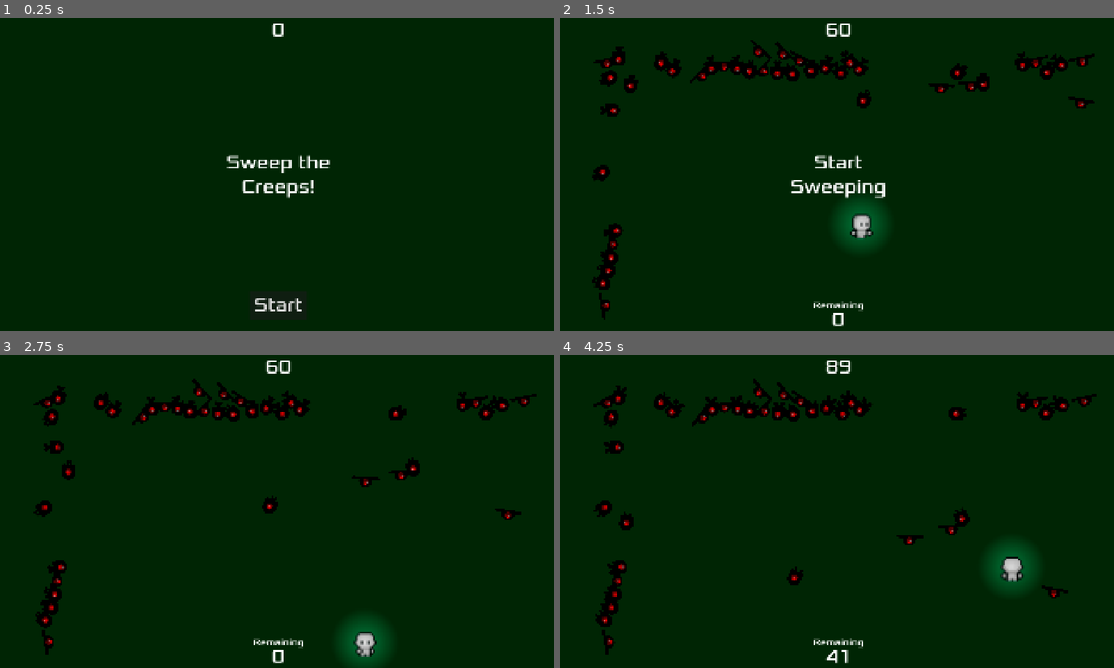
Above: before the commit, frames 1-4 (two rows, left to right).
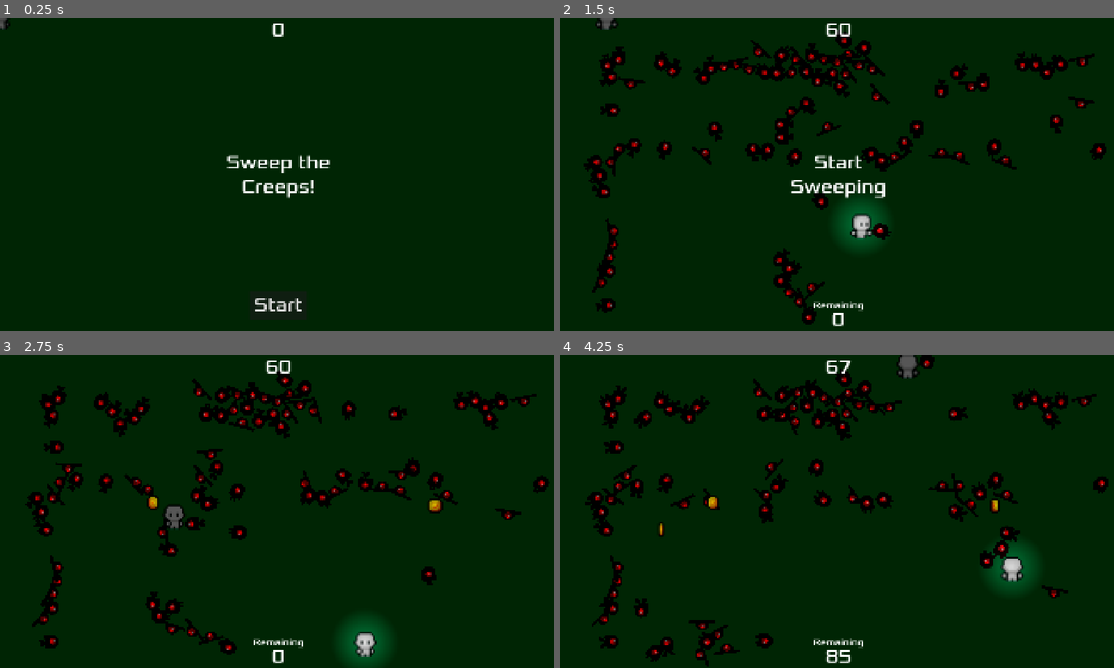
Above: after the commit, the same moments.

Repository: rynong99/Sweep-the-Creeps
Game: Godot game, scene res://Main.tscn
Two runs of this game, one before a commit and one after it. Both use one fixed random seed, a clock stepped at 60 frames per second and the inputs below.
Inputs:
- Up to frame 1 (0.25 s): no input
- Up to frame 2 (1.5 s): click "Start" at 0.5 s; hold D (move_right) from 1.28 s (still down)
- Up to frame 3 (2.75 s): release D (move_right) at 2.03 s; hold S (move_down) from 2.03 s (still down)
- Up to frame 4 (4.25 s): release S (move_down) at 2.78 s; hold D (move_right) 2.78-3.53 s; hold W (move_up) from 3.53 s (still down)

The runs differ from the first frame. In frame 1, less than 0.1% of the frame differs, in the area x 0-2%, y 0-4%; in frame 2, 6.7%; in frame 3, 8.0%; in frame 4, 8.9%, in the area x 4-99%, y 0-100%.

Commit message:
Attempted Final Loop
Attempted to add a final loop in adding a powerup coin, but I couldn't get the signals to react correctly in time. (1hr)

Diff:
--- a/dodgethecreeps/Main.tscn
+++ b/dodgethecreeps/Main.tscn
@@ -1,8 +1,9 @@
-[gd_scene load_steps=18 format=3 uid="uid://cwhxoekx31fbt"]
+[gd_scene load_steps=19 format=3 uid="uid://cwhxoekx31fbt"]
 
 [ext_resource type="Script" uid="uid://dxpy44vk3x3ld" path="res://main.gd" id="1_r0du0"]
 [ext_resource type="PackedScene" uid="uid://q03al72pqq1b" path="res://Mob.tscn" id="2_cm0pq"]
 [ext_resource type="PackedScene" uid="uid://dy0px68yjpmsn" path="res://Player.tscn" id="3_fos0i"]
+[ext_resource type="PackedScene" uid="uid://bcbf0ub5i73qf" path="res://coin.tscn" id="3_trn2v"]
 [ext_resource type="PackedScene" uid="uid://df0tak08dsi8b" path="res://HUD.tscn" id="4_cm0pq"]
 [ext_resource type="AudioStream" uid="uid://bu1eh6aa4frk4" path="res://dodge_the_creeps_2d_assets/art/House In a Forest Loop.ogg" id="5_fos0i"]
 [ext_resource type="AudioStream" uid="uid://3qpgg17f71t2" path="res://success_bell-6776.mp3" id="5_lgr22"]
@@ -53,6 +54,7 @@
 modulate = Color(0.458405, 0.458405, 0.458405, 1)
 script = ExtResource("1_r0du0")
 mob_scene = ExtResource("2_cm0pq")
+coin_scene = ExtResource("3_trn2v")
 
 [node name="Control" type="Control" parent="."]
 layout_mode = 3
@@ -74,6 +76,11 @@
 
 [node name="MobTimer" type="Timer" parent="."]
 wait_time = 0.1
+
+[node name="PowerUpTimer" type="Timer" parent="."]
+wait_time = 10.0
+
+[node name="CoinTimer" type="Timer" parent="."]
 
 [node name="ScoreTimer" type="Timer" parent="."]
 
@@ -141,7 +148,17 @@
 [node name="WorldEnvironment" type="WorldEnvironment" parent="."]
 environment = SubResource("Environment_trn2v")
 
+[node name="Coin" parent="." instance=ExtResource("3_trn2v")]
+position = Vector2(-248, 1304)
+
+[node name="CharacterBody2D" parent="." instance=ExtResource("3_fos0i")]
+
+[connection signal="child_exiting_tree" from="." to="." method="_on_child_exiting_tree"]
 [connection signal="timeout" from="MobTimer" to="." method="_on_mob_timer_timeout"]
+[connection signal="timeout" from="PowerUpTimer" to="." method="_on_power_up_timer_timeout"]
+[connection signal="timeout" from="CoinTimer" to="." method="_on_coin_timer_timeout"]
 [connection signal="timeout" from="ScoreTimer" to="." method="_on_score_timer_timeout"]
 [connection signal="timeout" from="StartTimer" to="." method="_on_start_timer_timeout"]
 [connection signal="start_game" from="HUD" to="." method="_on_hud_start_game"]
+[connection signal="collect" from="Player" to="." method="_on_player_collect"]
+[connection signal="collect" from="Coin" to="." method="_on_coin_collect"]
--- a/dodgethecreeps/Player.tscn
+++ b/dodgethecreeps/Player.tscn
@@ -206,3 +206,6 @@
 
 [node name="CollisionShape2D" type="CollisionShape2D" parent="."]
 shape = SubResource("RectangleShape2D_kpjcp")
+
+[node name="CoinCollect" type="CollisionShape2D" parent="."]
+shape = SubResource("RectangleShape2D_kpjcp")
--- /dev/null
+++ b/dodgethecreeps/area_2d.gd
@@ -0,0 +1,9 @@
+extends Area2D
+signal collect
+func _ready():
+	$AnimatedSprite2D.play()
+func _on_body_entered(body: Node2D) -> void:
+	if body.name == "Player":
+		collect.emit()
+		#print("Coin collected")
+		queue_free() # Replace with function body.
--- /dev/null
+++ b/dodgethecreeps/coin.tscn
@@ -0,0 +1,124 @@
+[gd_scene load_steps=19 format=3 uid="uid://bcbf0ub5i73qf"]
+
+[ext_resource type="Script" uid="uid://bc4e5h1nmnwrw" path="res://area_2d.gd" id="1_0t63x"]
+[ext_resource type="Texture2D" uid="uid://c2bsq4ukr8u0y" path="res://brackeys_platformer_assets/sprites/coin.png" id="2_v7riw"]
+
+[sub_resource type="AtlasTexture" id="AtlasTexture_pdq0q"]
+atlas = ExtResource("2_v7riw")
+region = Rect2(0, 0, 16, 16)
+
+[sub_resource type="AtlasTexture" id="AtlasTexture_w14il"]
+atlas = ExtResource("2_v7riw")
+region = Rect2(16, 0, 16, 16)
+
+[sub_resource type="AtlasTexture" id="AtlasTexture_h4etq"]
+atlas = ExtResource("2_v7riw")
+region = Rect2(32, 0, 16, 16)
+
+[sub_resource type="AtlasTexture" id="AtlasTexture_o4fra"]
+atlas = ExtResource("2_v7riw")
+region = Rect2(48, 0, 16, 16)
+
+[sub_resource type="AtlasTexture" id="AtlasTexture_te2np"]
+atlas = ExtResource("2_v7riw")
+region = Rect2(64, 0, 16, 16)
+
+[sub_resource type="AtlasTexture" id="AtlasTexture_m1j4n"]
+atlas = ExtResource("2_v7riw")
+region = Rect2(80, 0, 16, 16)
+
+[sub_resource type="AtlasTexture" id="AtlasTexture_v1mwu"]
+atlas = ExtResource("2_v7riw")
+region = Rect2(96, 0, 16, 16)
+
+[sub_resource type="AtlasTexture" id="AtlasTexture_uf4yh"]
+atlas = ExtResource("2_v7riw")
+region = Rect2(112, 0, 16, 16)
+
+[sub_resource type="AtlasTexture" id="AtlasTexture_ciu18"]
+atlas = ExtResource("2_v7riw")
+region = Rect2(128, 0, 16, 16)
+
+[sub_resource type="AtlasTexture" id="AtlasTexture_ybu58"]
+atlas = ExtResource("2_v7riw")
+region = Rect2(144, 0, 16, 16)
+
+[sub_resource type="AtlasTexture" id="AtlasTexture_s5w7y"]
+atlas = ExtResource("2_v7riw")
+region = Rect2(160, 0, 16, 16)
+
+[sub_resource type="AtlasTexture" id="AtlasTexture_relgi"]
+atlas = ExtResource("2_v7riw")
+region = Rect2(176, 0, 16, 16)
+
+[sub_resource type="SpriteFrames" id="SpriteFrames_3gef1"]
+animations = [{
+"frames": [{
+"duration": 1.0,
+"texture": SubResource("AtlasTexture_pdq0q")
+}, {
+"duration": 1.0,
+"texture": SubResource("AtlasTexture_w14il")
+}, {
+"duration": 1.0,
+"texture": SubResource("AtlasTexture_h4etq")
+}, {
+"duration": 1.0,
+"texture": SubResource("AtlasTexture_o4fra")
+}, {
+"duration": 1.0,
+"texture": SubResource("AtlasTexture_te2np")
+}, {
+"duration": 1.0,
+"texture": SubResource("AtlasTexture_m1j4n")
+}, {
+"duration": 1.0,
+"texture": SubResource("AtlasTexture_v1mwu")
+}, {
+"duration": 1.0,
+"texture": SubResource("AtlasTexture_uf4yh")
+}, {
+"duration": 1.0,
+"texture": SubResource("AtlasTexture_ciu18")
+}, {
+"duration": 1.0,
+"texture": SubResource("AtlasTexture_ybu58")
+}, {
+"duration": 1.0,
+"texture": SubResource("AtlasTexture_s5w7y")
+}, {
+"duration": 1.0,
+"texture": SubResource("AtlasTexture_relgi")
+}],
+"loop": true,
+"name": &"default",
+"speed": 5.0
+}]
+
+[sub_resource type="RectangleShape2D" id="RectangleShape2D_4rshd"]
+size = Vector2(16, 16)
+
+[sub_resource type="Gradient" id="Gradient_lgr22"]
+offsets = PackedFloat32Array(0, 0.587662)
+colors = PackedColorArray(1, 1, 1, 1, 0, 0, 0, 1)
+
+[sub_resource type="GradientTexture2D" id="GradientTexture2D_0t63x"]
+gradient = SubResource("Gradient_lgr22")
+fill = 1
+fill_from = Vector2(0.493119, 0.465596)
+
+[node name="Coin" type="Area2D" groups=["coin"]]
+scale = Vector2(5, 5)
+script = ExtResource("1_0t63x")
+
+[node name="AnimatedSprite2D" type="AnimatedSprite2D" parent="."]
+sprite_frames = SubResource("SpriteFrames_3gef1")
+
+[node name="CollisionShape2D" type="CollisionShape2D" parent="."]
+shape = SubResource("RectangleShape2D_4rshd")
+
+[node name="PointLight2D" type="PointLight2D" parent="."]
+scale = Vector2(0.25, 0.25)
+texture = SubResource("GradientTexture2D_0t63x")
+
+[connection signal="body_entered" from="." to="." method="_on_body_entered"]
--- a/dodgethecreeps/main.gd
+++ b/dodgethecreeps/main.gd
@@ -1,11 +1,15 @@
 extends Node2D
 
 @export var mob_scene: PackedScene
+@export var coin_scene: PackedScene
 var level = 1
 var score
+var coinScore = 0
 var prevCount = 100
+var prevCoin = 0
 var touch
 var mobCount
+var coinCount = 0
 var screen_size = get_viewport_rect().size
 
 func _ready():
@@ -15,6 +19,7 @@
 	$Player.hide()
 	$ScoreTimer.stop()
 	$MobTimer.stop()
+	$CoinTimer.stop()
 	$HUD.show_game_over(win)
 	$Music.stop()
 	if win==true:
@@ -28,6 +33,7 @@
 	if $Player.speed > 800:
 		$Player.speed = 400+(100*(level-1))
 	$StartTimer.start()
+	$CoinTimer.start()
 	$HUD.update_score(score)
 	if level == 1:
 		$Player/PointLight2D.scale = Vector2(level,level)
@@ -51,6 +57,7 @@
 func _on_score_timer_timeout():
 	score -= level/2
 	mobCount = get_tree().get_node_count_in_group("mobs")
+	coinCount = get_tree().get_node_count_in_group("coin")
 	print(mobCount)
 	if mobCount < prevCount:
 		score += (prevCount - mobCount)/2
@@ -63,6 +70,7 @@
 	$HUD.update_score(score)
 	$HUD.update_count(mobCount)
 	prevCount = mobCount
+	prevCoin = coinCount
 
 func _on_start_timer_timeout():
 	$MobTimer.start()
@@ -93,15 +101,34 @@
 	# Spawn the mob by adding it to the Main scene.
 
 	if (mob.position.x < 0) or (mob.position.x > (1920)):
-		print('Mob spawned out of bounds (X)')
-		print(mob.position)
-		return
+		mob.position.x = 960
 	elif (mob.position.y < 0) or (mob.position.y > (1080)):
-		print('Mob spawned out of bounds (Y)')
-		print(mob.position)
-		return
-	else:
-		add_child(mob)
+		mob.position.y = 540
+	add_child(mob)
+func coinSpawn():
+	# Create a new instance of the Mob scene.
+	var coin = coin_scene.instantiate()
+	coin.position = Vector2(randi_range(0,1920),randi_range(0,1080))
+	add_child(coin)
 
 func _on_hud_start_game() -> void:
 	new_game()
+func _on_coin_timer_timeout() -> void:
+	coinSpawn()
+func _on_power_up_timer_timeout() -> void:
+	print("Powering Down")
+	$PowerUpTimer.stop()
+	$Player/PointLight2D.scale /= 2
+	$Player/CollisionShape2D.scale /= 2
+
+func _on_coin_collect() -> void:
+	print("Powering Up")
+	$PowerUpTimer.start()
+	$Player/PointLight2D.scale *= 4
+	$Player/CollisionShape2D.scale *= 4
+
+func _on_player_collect() -> void:
+	print("Coin collected")
+	$PowerUpTimer.start()
+	$Player/PointLight2D.scale *= 4
+	$Player/CollisionShape2D.scale *= 4
--- a/dodgethecreeps/player.gd
+++ b/dodgethecreeps/player.gd
@@ -1,5 +1,7 @@
 extends CharacterBody2D
+class_name player
 signal hit
+signal collect
 @export var speed = 400
 var screen_size
 func ready():
@@ -42,6 +44,10 @@
 func _on_body_entered(body: Node2D) -> void:
 	#hide() # Player disappears after being hit.
 	hit.emit()
+	if body.name == "coin":
+		hide()
+		print("Coin collected")
+		collect.emit()
 	# Must be deferred as we can't change physics properties on a physics callback.
 	$CollisionShape2D.set_deferred("disabled", true)
 
Not shown: 1 places in dodgethecreeps/Main.tscn that only renumber resources
Not shown, added: dodgethecreeps/area_2d.gd.uid
